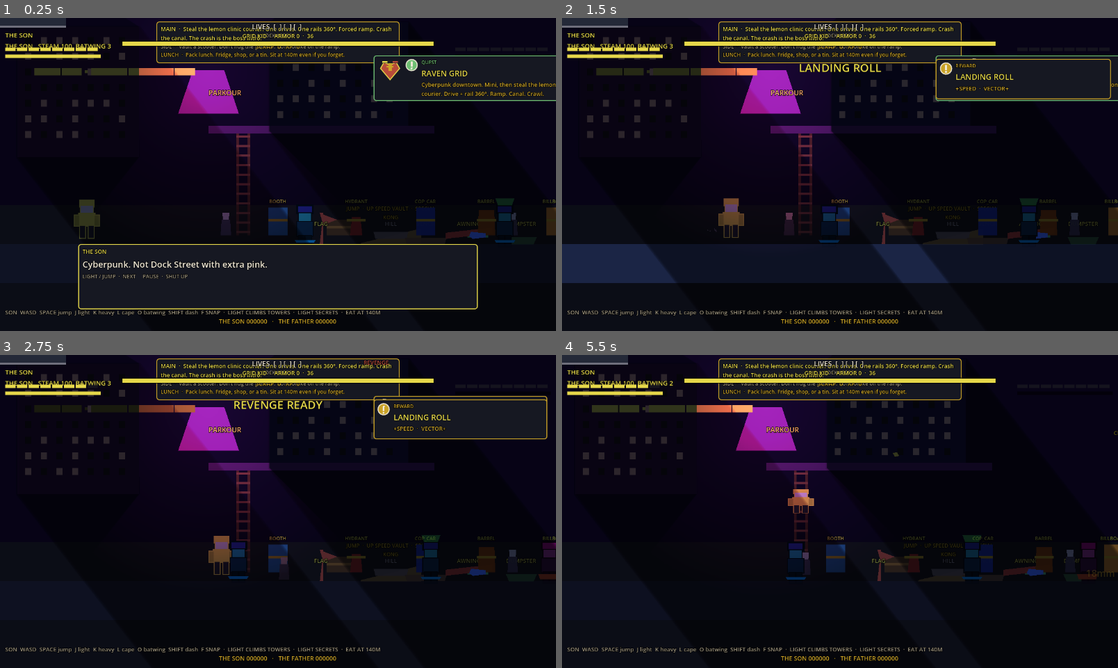
Above: before the commit, frames 1-4 (two rows, left to right).
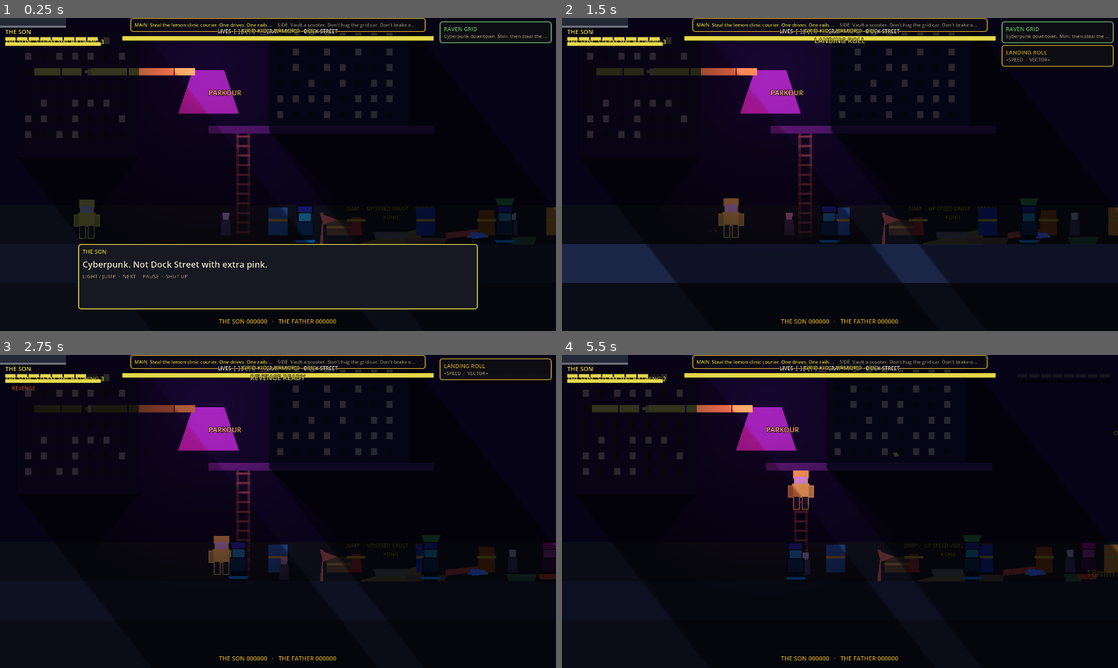
Above: after the commit, the same moments.

Repository: Rebelyouthz/HnT
Game: Godot game, scene res://scenes/levels/raven_grid.tscn
Same seed, same stepped clock (60 frames per second), same inputs: the game is played once before the commit and once after it. This scene is started directly instead of the project's main scene.
Inputs (mouse positions are in pixels of both pictures, inside the frame that each line leads up to):
- Up to frame 1 (0.25 s): no input
- Up to frame 2 (1.5 s): tap Enter (ui_accept) at 0.5 s; move the mouse to (962, 158) at 0.52 s; hold D (p1_right) 0.53-1.28 s; tap C (p1_duck, bound only after the commit) at 0.6 s; click (962, 158) at 0.67 s; tap Space (p1_jump) at 0.77, 1.07 s; tap M (p2_duck, bound only after the commit) at 0.8, 1.35 s; move the mouse to (728, 190) at 1.27 s; hold S (p1_down) from 1.28 s (still down); click (728, 190) at 1.42 s
- Up to frame 3 (2.75 s): tap Space (p1_jump) at 1.52, 1.82 s; tap C (p1_duck, bound only after the commit) at 1.55 s; move the mouse to (333, 442) at 2.02 s; release S (p1_down) at 2.03 s; hold D (p1_right) from 2.03 s (still down); tap I (p1_block) at 2.1 s; click (333, 442) at 2.17 s; tap M (p2_duck, bound only after the commit) at 2.3 s
- Up to frame 4 (5.5 s): move the mouse to (812, 574) at 2.77 s; release D (p1_right) at 2.78 s; hold W (p1_up) 2.78-3.53 s; tap Shift (p1_dash) at 2.85 s; click (812, 574) at 2.92 s; tap Space (p1_jump) at 3.02, 3.32, 3.77, 4.07, 4.52, 4.82 s; tap C (p1_duck, bound only after the commit) at 3.05, 4.55 s; move the mouse to (1006, 558) at 3.52 s; hold K (p1_heavy) 3.53-4.28 s; hold A (p1_left) 3.53-5.03 s; click (1006, 558) at 3.67 s; tap M (p2_duck, bound only after the commit) at 3.8, 5.3 s; move the mouse to (673, 464) at 4.27 s; tap J (p1_light) at 4.35 s; click (673, 464) at 4.42 s; move the mouse to (867, 511) at 5.02 s; hold S (p1_down) from 5.03 s (still down); tap O (p1_shoot) at 5.1 s; click (867, 511) at 5.17 s

The runs differ from the first frame. In frame 1, 6.6% of the frame differs, in the area x 0-100%, y 0-96%; in frame 2, 6.9%; in frame 3, 6.4%; in frame 4, 5.6%.

Commit message:
Quiet the play HUD: corner toasts, no prop names, real duck.
Walk-into-screen no longer crouches. Footsteps and menu clicks drop.

Diff:
--- a/src/actors/fighter.gd
+++ b/src/actors/fighter.gd
@@ -382,15 +382,26 @@
 	_update_web_line()
 	_apply_lamp()
 	_breath += delta * 6.0
-	ducking = _street_grounded() and _stick().y > 0.55 and not dashing and not sliding
+	ducking = _street_grounded() and _pressed("duck") and not dashing and not sliding
 	if squash_root:
 		if ducking:
 			squash_root.scale.y = 0.62
 			squash_root.position.y = 14.0
+			squash_root.scale.x = 1.0
+		elif attack_cd >= 13:
+			squash_root.scale.x = 1.22
+			squash_root.scale.y = 1.0
+			squash_root.position.y = 0.0
+		elif attack_cd >= 11:
+			squash_root.scale.x = 0.9
+			squash_root.scale.y = 1.0
+			squash_root.position.y = 0.0
 		elif _street_grounded() and attack_cd == 0 and not dashing and not sliding:
+			squash_root.scale.x = 1.0
 			squash_root.scale.y = 1.0
 			squash_root.position.y = 1.6 * sin(_breath)
 		else:
+			squash_root.scale.x = 1.0
 			squash_root.scale.y = 1.0
 			squash_root.position.y = 0.0
 		var hurt := clampf(1.0 - float(hp) / float(maxi(max_hp, 1)), 0.0, 1.0)
--- a/src/app/boot.gd
+++ b/src/app/boot.gd
@@ -20,6 +20,7 @@
 	_act("p1_throw", [KEY_U])
 	_act("p1_dash", [KEY_SHIFT])
 	_act("p1_snap", [KEY_F])
+	_act("p1_duck", [KEY_C])
 	_act("p1_pause", [KEY_ESCAPE])
 	_mouse("p1_shoot", MOUSE_BUTTON_RIGHT)
 	_act("p2_left", [KEY_LEFT])
@@ -35,6 +36,7 @@
 	_act("p2_throw", [KEY_BRACKETRIGHT])
 	_act("p2_dash", [KEY_ALT])
 	_act("p2_snap", [KEY_N])
+	_act("p2_duck", [KEY_M])
 	_act("p2_pause", [KEY_P])
 	_act("ui_accept", [KEY_ENTER, KEY_SPACE])
 	_act("ui_cancel", [KEY_ESCAPE])
--- a/src/audio/kit_sfx.gd
+++ b/src/audio/kit_sfx.gd
@@ -59,7 +59,10 @@
 		Mixer.play_sfx("res://assets/audio/stumble.wav" if ResourceLoader.exists("res://assets/audio/stumble.wav") else "res://assets/audio/hit_heavy.wav", 0.92 if role == "father" else 1.08)
 		return
 	var pitch := (1.08 if role == "son" else 0.84) * (0.92 + speed_frac * 0.25)
-	Mixer.play_sfx("res://assets/audio/foot.wav" if ResourceLoader.exists("res://assets/audio/foot.wav") else "res://assets/audio/dash.wav", pitch)
+	if ResourceLoader.exists("res://assets/audio/foot.wav"):
+		Mixer.play_sfx("res://assets/audio/foot.wav", pitch, -16.0)
+	else:
+		Mixer.play_sfx("res://assets/audio/dash.wav", pitch, -22.0)
 
 
 static func vehicle(kind: String) -> void:
--- a/src/audio/mixer.gd
+++ b/src/audio/mixer.gd
@@ -42,7 +42,7 @@
 	AudioServer.set_bus_volume_db(idx, linear_to_db(maxf(linear, 0.0001)))
 
 
-func play_sfx(path: String, pitch := 1.0) -> void:
+func play_sfx(path: String, pitch := 1.0, vol_db := 0.0) -> void:
 	if not ResourceLoader.exists(path):
 		return
 	var p: AudioStreamPlayer = null
@@ -52,8 +52,15 @@
 			break
 	if p == null:
 		p = _sfx
+	var quiet := vol_db
+	if quiet == 0.0:
+		if path.ends_with("ui_click.wav"):
+			quiet = -18.0
+		elif path.ends_with("foot.wav"):
+			quiet = -16.0
 	p.stream = load(path)
 	p.pitch_scale = clampf(pitch * randf_range(0.94, 1.06), 0.8, 1.25)
+	p.volume_db = quiet
 	p.play()
 
 
--- a/src/input/pad_router.gd
+++ b/src/input/pad_router.gd
@@ -9,7 +9,7 @@
 const DEAD := 0.22
 const ACTIONS := [
 	"left", "right", "up", "down", "jump", "light", "heavy", "special",
-	"shoot", "block", "throw", "dash", "snap", "pause"
+	"shoot", "block", "throw", "dash", "snap", "pause", "duck"
 ]
 
 var p1_device := -1
@@ -109,6 +109,7 @@
 	_joy_btn(prefix + "block", JOY_BUTTON_LEFT_SHOULDER, device)
 	_joy_btn(prefix + "snap", JOY_BUTTON_RIGHT_STICK, device)
 	_joy_btn(prefix + "pause", JOY_BUTTON_START, device)
+	_joy_btn(prefix + "duck", JOY_BUTTON_DPAD_DOWN, device)
 	_joy_btn(prefix + "left", JOY_BUTTON_DPAD_LEFT, device)
 	_joy_btn(prefix + "right", JOY_BUTTON_DPAD_RIGHT, device)
 	_joy_btn(prefix + "up", JOY_BUTTON_DPAD_UP, device)
@@ -165,13 +166,13 @@
 func p1_prompt() -> String:
 	if p1_device >= 0 and last_p1_kind == "pad":
 		return "PAD1  LS move  A jump  X light  Y heavy  B cape  RB batwing  RT dash  RS SNAP"
-	return "SON  WASD  SPACE jump  J light  K heavy  L cape  O batwing  SHIFT dash  F SNAP"
+	return "SON  WASD  SPACE jump  C duck  J light  K heavy  L cape  O batwing  SHIFT dash  F SNAP"
 
 
 func p2_prompt() -> String:
 	if p2_device >= 0:
 		return "PAD2  LS move  A jump  X light  Y heavy  B web  RB snare  RT dash  RS SNAP"
-	return "P2 JOIN  Start or keyboard P  ·  then arrows  CTRL jump  . light  / heavy  ; web  ' snare  ALT dash  N SNAP"
+	return "P2 JOIN  Start or keyboard P  ·  then arrows  CTRL jump  M duck  . light  / heavy  ; web  ' snare  ALT dash  N SNAP"
 
 
 func map_lines() -> PackedStringArray:
--- a/src/juice/juice.gd
+++ b/src/juice/juice.gd
@@ -12,6 +12,11 @@
 var _noise_t := 0.0
 var _overlay: CanvasLayer
 var _sfx: AudioStreamPlayer
+var _toast_box: VBoxContainer
+var _toast_at: Dictionary = {}
+
+const TOAST_COOL_MS := 2800
+const TOAST_MAX := 3
 
 const DECAY := 1.35
 const MAX_OFFSET := Vector2(12, 8)
@@ -25,6 +30,21 @@
 	_overlay.layer = 80
 	_overlay.process_mode = Node.PROCESS_MODE_ALWAYS
 	add_child(_overlay)
+	var toast_root := Control.new()
+	toast_root.set_anchors_preset(Control.PRESET_FULL_RECT)
+	toast_root.mouse_filter = Control.MOUSE_FILTER_IGNORE
+	_overlay.add_child(toast_root)
+	_toast_box = VBoxContainer.new()
+	_toast_box.anchor_left = 1.0
+	_toast_box.anchor_right = 1.0
+	_toast_box.anchor_top = 0.0
+	_toast_box.offset_left = -268
+	_toast_box.offset_right = -10
+	_toast_box.offset_top = 8
+	_toast_box.offset_bottom = 240
+	_toast_box.add_theme_constant_override("separation", 4)
+	_toast_box.mouse_filter = Control.MOUSE_FILTER_IGNORE
+	toast_root.add_child(_toast_box)
 	_sfx = AudioStreamPlayer.new()
 	_sfx.bus = "sfx"
 	add_child(_sfx)
@@ -406,118 +426,61 @@
 
 
 func toast(kind: String, title: String, body: String) -> void:
-	play("res://assets/audio/claim.wav")
-	var wrap := PanelContainer.new()
-	wrap.mouse_filter = Control.MOUSE_FILTER_IGNORE
-	wrap.process_mode = Node.PROCESS_MODE_ALWAYS
+	if _toast_box == null:
+		return
+	var now := Time.get_ticks_msec()
+	var key := title.strip_edges()
+	if _toast_at.has(key) and now - int(_toast_at[key]) < TOAST_COOL_MS:
+		return
+	_toast_at[key] = now
+	while _toast_box.get_child_count() >= TOAST_MAX:
+		var oldest := _toast_box.get_child(0)
+		_toast_box.remove_child(oldest)
+		oldest.queue_free()
 	var accent := Palette.EDGE
 	match kind:
-		"achievement":
+		"achievement", "unlock":
 			accent = Palette.LEMON
 		"quest":
 			accent = Palette.READY
 		"challenge":
 			accent = Palette.BRICK
-		"reward":
-			accent = Palette.EDGE
 		_:
 			accent = Palette.EDGE
-	wrap.add_theme_stylebox_override("panel", UiKit.panel(Palette.PANEL, accent))
-	wrap.position = Vector2(860, 86 + _overlay.get_child_count() * 8)
-	wrap.size = Vector2(400, 92)
-	_overlay.add_child(wrap)
-	var row := HBoxContainer.new()
-	row.add_theme_constant_override("separation", 8)
-	wrap.add_child(row)
-	if kind == "achievement" or kind == "quest":
-		var mark := LogoMark.new()
-		mark.custom_minimum_size = Vector2(36, 36)
-		row.add_child(mark)
-	var stamp := StampMark.new()
-	stamp.accent = accent
-	stamp.custom_minimum_size = Vector2(28, 28)
-	row.add_child(stamp)
+	var wrap := PanelContainer.new()
+	wrap.mouse_filter = Control.MOUSE_FILTER_IGNORE
+	wrap.process_mode = Node.PROCESS_MODE_ALWAYS
+	wrap.add_theme_stylebox_override("panel", UiKit.panel(Color(0.06, 0.06, 0.08, 0.82), accent))
+	wrap.custom_minimum_size = Vector2(250, 0)
+	_toast_box.add_child(wrap)
 	var col := VBoxContainer.new()
-	col.size_flags_horizontal = Control.SIZE_EXPAND_FILL
-	row.add_child(col)
-	var k := Label.new()
-	k.text = kind.to_upper()
-	UiKit.apply_label(k, 11, accent)
-	col.add_child(k)
+	col.add_theme_constant_override("separation", 0)
+	wrap.add_child(col)
 	var t := Label.new()
 	t.text = title
-	UiKit.apply_label(t, 18, Palette.LEMON)
+	t.clip_text = true
+	t.text_overrun_behavior = TextServer.OVERRUN_TRIM_ELLIPSIS
+	UiKit.apply_label(t, 13, accent)
 	col.add_child(t)
-	var b := Label.new()
-	b.text = body
-	b.autowrap_mode = TextServer.AUTOWRAP_WORD_SMART
-	b.custom_minimum_size = Vector2(320, 0)
-	var body_c := Palette.EDGE if body.find("+") >= 0 or body.find("YOU GOT") >= 0 else Palette.TEXT
-	UiKit.apply_label(b, 13, body_c)
-	col.add_child(b)
-	wrap.scale = Vector2(0.86, 0.86)
-	var tw := create_tween().set_trans(Tween.TRANS_BACK).set_ease(Tween.EASE_OUT)
+	if body != "":
+		var b := Label.new()
+		b.text = body
+		b.clip_text = true
+		b.text_overrun_behavior = TextServer.OVERRUN_TRIM_ELLIPSIS
+		UiKit.apply_label(b, 11, Palette.MUTED)
+		col.add_child(b)
+	wrap.modulate.a = 0.0
+	var tw := create_tween().set_trans(Tween.TRANS_QUAD).set_ease(Tween.EASE_OUT)
 	tw.set_ignore_time_scale(true)
-	tw.tween_property(wrap, "scale", Vector2.ONE, 0.18)
-	tw.tween_interval(1.8)
-	tw.tween_property(wrap, "modulate:a", 0.0, 0.22)
+	tw.tween_property(wrap, "modulate:a", 1.0, 0.08)
+	tw.tween_interval(1.6)
+	tw.tween_property(wrap, "modulate:a", 0.0, 0.18)
 	tw.finished.connect(wrap.queue_free)
 
 
 func unlock_logo(title: String, sub: String, reward: String = "") -> void:
-	play("res://assets/audio/chest.wav")
-	var wrap := Control.new()
-	wrap.set_anchors_preset(Control.PRESET_FULL_RECT)
-	wrap.mouse_filter = Control.MOUSE_FILTER_IGNORE
-	wrap.process_mode = Node.PROCESS_MODE_ALWAYS
-	_overlay.add_child(wrap)
-	var card := PanelContainer.new()
-	card.add_theme_stylebox_override("panel", UiKit.panel(Palette.PANEL, Palette.LEMON))
-	card.set_anchors_preset(Control.PRESET_CENTER)
-	card.offset_left = -280
-	card.offset_right = 280
-	card.offset_top = -120
-	card.offset_bottom = 120
-	wrap.add_child(card)
-	var col := VBoxContainer.new()
-	col.add_theme_constant_override("separation", 8)
-	card.add_child(col)
-	var brand := HBoxContainer.new()
-	brand.alignment = BoxContainer.ALIGNMENT_CENTER
-	var mark := LogoMark.new()
-	mark.custom_minimum_size = Vector2(48, 48)
-	brand.add_child(mark)
-	var stamp := Label.new()
-	stamp.text = "UNLOCKED"
-	stamp.horizontal_alignment = HORIZONTAL_ALIGNMENT_CENTER
-	UiKit.apply_label(stamp, 13, Palette.EDGE)
-	brand.add_child(stamp)
-	col.add_child(brand)
-	var t := Label.new()
-	t.text = title
-	t.horizontal_alignment = HORIZONTAL_ALIGNMENT_CENTER
-	UiKit.apply_label(t, 32, Palette.LEMON)
-	col.add_child(t)
-	var s := Label.new()
-	s.text = sub
-	s.autowrap_mode = TextServer.AUTOWRAP_WORD_SMART
-	s.horizontal_alignment = HORIZONTAL_ALIGNMENT_CENTER
-	UiKit.apply_label(s, 15, Palette.TEXT)
-	col.add_child(s)
-	var got := Label.new()
-	got.text = "YOU GOT  ·  %s" % (reward if reward != "" else sub)
-	got.horizontal_alignment = HORIZONTAL_ALIGNMENT_CENTER
-	got.autowrap_mode = TextServer.AUTOWRAP_WORD_SMART
-	UiKit.apply_label(got, 16, Palette.EDGE)
-	col.add_child(got)
-	card.scale = Vector2(0.72, 0.72)
-	var tw := create_tween().set_trans(Tween.TRANS_BACK).set_ease(Tween.EASE_OUT)
-	tw.set_ignore_time_scale(true)
-	tw.tween_property(card, "scale", Vector2(1.08, 1.08), 0.22)
-	tw.tween_property(card, "scale", Vector2.ONE, 0.12)
-	tw.tween_interval(1.25)
-	tw.tween_property(wrap, "modulate:a", 0.0, 0.2)
-	tw.finished.connect(wrap.queue_free)
+	var body := reward if reward != "" else sub
+	toast("unlock", title, body)
 
 
 func level_up(grant: Dictionary) -> void:
--- a/src/net/net_session.gd
+++ b/src/net/net_session.gd
@@ -13,7 +13,7 @@
 const ROOM_FILE := "user://open_room.json"
 const ALPHA := "23456789ABCDEFGHJKLMNPQRSTUVWXYZ"
 const ACTIONS := [
-	"jump", "light", "heavy", "special", "shoot", "block", "throw", "dash", "snap", "pause"
+	"jump", "light", "heavy", "special", "shoot", "block", "throw", "dash", "snap", "pause", "duck"
 ]
 
 var room_code := ""
--- a/src/story/mission_hud.gd
+++ b/src/story/mission_hud.gd
@@ -13,28 +13,31 @@
 func _ready() -> void:
 	layer = 19
 	var wrap := PanelContainer.new()
-	wrap.add_theme_stylebox_override("panel", UiKit.panel(Palette.PANEL, Palette.EDGE))
-	wrap.position = Vector2(360, 8)
-	wrap.size = Vector2(560, 96)
+	wrap.add_theme_stylebox_override("panel", UiKit.panel(Color(0.05, 0.05, 0.07, 0.62), Palette.EDGE))
+	wrap.position = Vector2(300, 0)
+	wrap.size = Vector2(680, 20)
+	wrap.mouse_filter = Control.MOUSE_FILTER_IGNORE
 	add_child(wrap)
-	var col := VBoxContainer.new()
-	col.add_theme_constant_override("separation", 2)
-	wrap.add_child(col)
+	var row := HBoxContainer.new()
+	row.add_theme_constant_override("separation", 10)
+	wrap.add_child(row)
 	_main = Label.new()
-	_main.autowrap_mode = TextServer.AUTOWRAP_WORD_SMART
-	_main.custom_minimum_size = Vector2(540, 0)
-	UiKit.apply_label(_main, 13, Palette.LEMON)
-	col.add_child(_main)
+	_main.clip_text = true
+	_main.text_overrun_behavior = TextServer.OVERRUN_TRIM_ELLIPSIS
+	_main.size_flags_horizontal = Control.SIZE_EXPAND_FILL
+	UiKit.apply_label(_main, 11, Palette.LEMON)
+	row.add_child(_main)
 	_side = Label.new()
-	_side.autowrap_mode = TextServer.AUTOWRAP_WORD_SMART
-	_side.custom_minimum_size = Vector2(540, 0)
-	UiKit.apply_label(_side, 12, Palette.MUTED)
-	col.add_child(_side)
+	_side.clip_text = true
+	_side.text_overrun_behavior = TextServer.OVERRUN_TRIM_ELLIPSIS
+	_side.size_flags_horizontal = Control.SIZE_EXPAND_FILL
+	UiKit.apply_label(_side, 11, Palette.MUTED)
+	row.add_child(_side)
 	_lunch = Label.new()
-	_lunch.autowrap_mode = TextServer.AUTOWRAP_WORD_SMART
-	_lunch.custom_minimum_size = Vector2(540, 0)
-	UiKit.apply_label(_lunch, 12, Palette.EDGE)
-	col.add_child(_lunch)
+	_lunch.clip_text = true
+	_lunch.text_overrun_behavior = TextServer.OVERRUN_TRIM_ELLIPSIS
+	UiKit.apply_label(_lunch, 11, Palette.EDGE)
+	row.add_child(_lunch)
 	_paint()
 
 
@@ -49,12 +52,12 @@
 	var row := StoryBook.act(map_id)
 	var main := str(row.get("main", ""))
 	var side := str(row.get("side", ""))
-	_main.text = ("FILED  ·  " if _main_done else "MAIN  ·  ") + main
-	_side.text = ("FILED  ·  " if _side_done else "SIDE  ·  ") + side
+	_main.text = ("FILED  " if _main_done else "MAIN  ") + main
+	_side.text = ("FILED  " if _side_done else "SIDE  ") + side
 	_main.add_theme_color_override("font_color", Palette.READY if _main_done else Palette.LEMON)
 	_side.add_theme_color_override("font_color", Palette.READY if _side_done else Palette.MUTED)
 	if _lunch:
-		_lunch.text = ("FILED  ·  " if _lunch_done else "LUNCH  ·  ") + Copy.LUNCH_MISSION
+		_lunch.text = ("FILED  " if _lunch_done else "LUNCH  ") + Copy.LUNCH_MISSION
 		_lunch.add_theme_color_override("font_color", Palette.READY if _lunch_done else Palette.EDGE)
 
 
--- a/src/ui/run_hud.gd
+++ b/src/ui/run_hud.gd
@@ -37,49 +37,44 @@
 	process_mode = Node.PROCESS_MODE_ALWAYS
 	_fps = Label.new()
 	_fps.position = Vector2(12, 6)
-	UiKit.apply_label(_fps, 14, Palette.LEMON)
+	_fps.visible = OS.has_feature("editor")
+	UiKit.apply_label(_fps, 12, Palette.LEMON)
 	add_child(_fps)
 
 	_son = Label.new()
-	_son.position = Vector2(12, 28)
-	UiKit.apply_label(_son, 15, Palette.LEMON)
+	_son.position = Vector2(12, 22)
+	UiKit.apply_label(_son, 14, Palette.LEMON)
 	add_child(_son)
-	_hp_a = _pips_row(Vector2(12, 68), Palette.LEMON)
-	_steam_a = _bar(Vector2(12, 84), Palette.LEMON)
+	_hp_a = _pips_row(Vector2(12, 44), Palette.LEMON)
+	_steam_a = _bar(Vector2(12, 56), Palette.LEMON)
 
 	_dad = Label.new()
-	_dad.position = Vector2(900, 28)
+	_dad.position = Vector2(900, 22)
 	_dad.horizontal_alignment = HORIZONTAL_ALIGNMENT_RIGHT
-	_dad.size = Vector2(368, 48)
-	UiKit.apply_label(_dad, 15, Palette.BRICK)
+	_dad.size = Vector2(368, 22)
+	UiKit.apply_label(_dad, 14, Palette.BRICK)
 	add_child(_dad)
-	_hp_b = _pips_row(Vector2(1048, 68), Palette.BRICK)
-	_steam_b = _bar(Vector2(1048, 84), Palette.BRICK)
+	_hp_b = _pips_row(Vector2(1048, 44), Palette.BRICK)
+	_steam_b = _bar(Vector2(1048, 56), Palette.BRICK)
 
 	_lives = Label.new()
-	_lives.position = Vector2(500, 8)
+	_lives.position = Vector2(300, 22)
 	_lives.horizontal_alignment = HORIZONTAL_ALIGNMENT_CENTER
-	_lives.size = Vector2(280, 24)
-	UiKit.apply_label(_lives, 16, Palette.TEXT)
+	_lives.size = Vector2(680, 16)
+	UiKit.apply_label(_lives, 12, Palette.TEXT)
 	add_child(_lives)
 
 	_scrap = Label.new()
-	_scrap.position = Vector2(500, 56)
-	_scrap.horizontal_alignment = HORIZONTAL_ALIGNMENT_CENTER
-	_scrap.size = Vector2(280, 20)
-	UiKit.apply_label(_scrap, 14, Palette.EDGE)
+	_scrap.visible = false
 	add_child(_scrap)
 
 	_wanted = Label.new()
-	_wanted.position = Vector2(820, 8)
-	UiKit.apply_label(_wanted, 13, Palette.BRICK)
+	_wanted.position = Vector2(12, 68)
+	UiKit.apply_label(_wanted, 12, Palette.BRICK)
 	add_child(_wanted)
 
 	_act = Label.new()
-	_act.position = Vector2(500, 32)
-	_act.size = Vector2(280, 20)
-	_act.horizontal_alignment = HORIZONTAL_ALIGNMENT_CENTER
-	UiKit.apply_label(_act, 12, Palette.MUTED)
+	_act.visible = false
 	add_child(_act)
 
 	_score = Label.new()
@@ -90,7 +85,7 @@
 	add_child(_score)
 
 	_boss_wrap = Control.new()
-	_boss_wrap.position = Vector2(280, 52)
+	_boss_wrap.position = Vector2(280, 40)
 	_boss_wrap.visible = false
 	add_child(_boss_wrap)
 	var bb := ColorRect.new()
@@ -110,40 +105,39 @@
 	_boss_wrap.add_child(_boss_lab)
 
 	_combo = Label.new()
-	_combo.position = Vector2(12, 98)
-	UiKit.apply_label(_combo, 20, Palette.EDGE)
+	_combo.position = Vector2(12, 84)
+	UiKit.apply_label(_combo, 16, Palette.EDGE)
 	add_child(_combo)
 	_rank = Label.new()
-	_rank.position = Vector2(12, 120)
-	UiKit.apply_label(_rank, 13, Palette.LEMON)
+	_rank.position = Vector2(12, 102)
+	UiKit.apply_label(_rank, 12, Palette.LEMON)
 	add_child(_rank)
 	_combo_bg = ColorRect.new()
-	_combo_bg.position = Vector2(12, 142)
-	_combo_bg.size = Vector2(180, 6)
+	_combo_bg.position = Vector2(12, 120)
+	_combo_bg.size = Vector2(180, 5)
 	_combo_bg.color = Color(0, 0, 0, 0.55)
 	add_child(_combo_bg)
 	_combo_fill = ColorRect.new()
-	_combo_fill.position = Vector2(12, 142)
-	_combo_fill.size = Vector2(180, 6)
+	_combo_fill.position = Vector2(12, 120)
+	_combo_fill.size = Vector2(180, 5)
 	_combo_fill.color = Palette.LEMON
 	add_child(_combo_fill)
 
 	_call = Label.new()
-	_call.position = Vector2(280, 96)
+	_call.position = Vector2(280, 40)
 	_call.horizontal_alignment = HORIZONTAL_ALIGNMENT_CENTER
-	_call.size = Vector2(720, 40)
-	UiKit.apply_label(_call, 26, Palette.LEMON)
+	_call.size = Vector2(720, 22)
+	UiKit.apply_label(_call, 16, Palette.LEMON)
 	add_child(_call)
 
 	_snap_a = _snap_lab()
 	_snap_b = _snap_lab()
 
 	_hint = Label.new()
-	_hint.position = Vector2(12, 668)
-	_hint.size = Vector2(1250, 44)
+	_hint.position = Vector2(12, 688)
+	_hint.size = Vector2(1250, 28)
 	_hint.autowrap_mode = TextServer.AUTOWRAP_WORD_SMART
 	UiKit.apply_label(_hint, 13, Palette.MUTED)
-	_hint.text = _prompt_line()
 	add_child(_hint)
 	_place_banners()
 
@@ -233,11 +227,7 @@
 		return "RAMP  ·  SLOW-MO  ·  CANAL  ·  CRAWL"
 	if get_tree().get_first_node_in_group("clinic_van"):
 		return "DRIVE  ·  RAIL 360  ·  SPECIAL SWAP  ·  RAMP AHEAD"
-	if get_tree().get_first_node_in_group("towers"):
-		return PadRouter.p1_prompt() + "  ·  LIGHT CLIMBS TOWERS  ·  LIGHT SECRETS  ·  EAT AT 140M"
-	if son == null or father == null:
-		return PadRouter.p1_prompt() + "  ·  " + Copy.JOIN_HINT
-	return PadRouter.p1_prompt() + "  ·  " + PadRouter.p2_prompt() + "  ·  TAP BLOCK PARRY  ·  THROW CATCH  ·  CLASH HEAVIES  ·  AWNINGS  ·  POLES  ·  HOODS  ·  DRUMS  ·  MANHOLES  ·  CARTS"
+	return ""
 
 
 func _process(delta: float) -> void:
@@ -255,7 +245,12 @@
 	var stamps := ""
 	for i in 3:
 		stamps += "[  ] " if i < life_n else "[x] "
-	_lives.text = "LIVES  " + stamps
+	var scrap := ""
+	var act := ""
+	if state:
+		scrap = "  ·  SCRAP %d  XP %d%s" % [state.scrap, state.xp, "  LUNCH" if state.lunch > 0 else ""]
+		act = "  ·  " + str(App.current_map).replace("_", " ").to_upper()
+	_lives.text = "LIVES  " + stamps + scrap + act
 	if Juice.combo < 2:
 		_combo.text = ""
 		_rank.text = ""
@@ -276,7 +271,7 @@
 			tw.parallel().tween_property(_rank, "modulate", Palette.LEMON, 0.08)
 	_call.text = Juice.callout
 	if state:
-		_scrap.text = "SCRAP  %d   XP  %d%s" % [state.scrap, state.xp, "   LUNCH" if state.lunch > 0 else ""]
+		_scrap.text = ""
 		var w := ""
 		for i in 5:
 			w += "I" if i < state.wanted else "."
@@ -285,17 +280,18 @@
 			_wanted.text += "  ·  REVENGE"
 		elif father and father.revenge_win > 0:
 			_wanted.text += "  ·  REVENGE"
-		_act.text = str(App.current_map).replace("_", " ").to_upper()
+		_act.text = ""
 		var horde := get_tree().get_first_node_in_group("horde")
 		if horde and horde.has_method("left"):
-			_act.text += "  ·  %ds" % int(horde.left())
+			_lives.text += "  ·  %ds" % int(horde.left())
 		if App.remote_coop:
-			_act.text += "  ·  " + (NetSession.path_name if NetSession.path_name != "" else "REMOTE")
+			_lives.text += "  ·  " + (NetSession.path_name if NetSession.path_name != "" else "REMOTE")
 		_score.text = "%s %06d   ·   %s %06d" % [
 			FamilyProfile.son_name(), state.score_son, FamilyProfile.father_name(), state.score_dad
 		]
 		_paint_boss()
 	_hint.text = _prompt_line()
+	_hint.visible = _hint.text != ""
 	if _join_grace > 0:
 		return
 	if Input.is_action_just_pressed("p1_pause"):
@@ -441,7 +437,7 @@
 	UiKit.apply_label(t, 28, Palette.LEMON)
 	col.add_child(t)
 	var hint := Label.new()
-	hint.text = "Tap BLOCK to PARRY. First frames are PERFECT. THROW pipes, tap THROW to CATCH. HEAVY vs a wind-up is a CLASH. Bounce AWNINGS and HOODS. Swing POLES. Vault BENCHES. Pop OIL DRUMS and MANHOLES. Jump during a WALL RUN. Down+heavy DIVE bounces. Slide under. Pause never skips the Raven Grid crash."
+	hint.text = "C ducks. Stick down walks into the street, it does not crouch. Tap BLOCK to PARRY. THROW pipes, tap THROW to CATCH. HEAVY vs a wind-up is a CLASH. Pause never skips the Raven Grid crash."
 	hint.autowrap_mode = TextServer.AUTOWRAP_WORD_SMART
 	hint.custom_minimum_size = Vector2(380, 0)
 	UiKit.apply_label(hint, 13, Palette.MUTED)
--- a/src/world/parkour_toy.gd
+++ b/src/world/parkour_toy.gd
@@ -148,13 +148,6 @@
 			Vector2(-28, 8), Vector2(28, 8), Vector2(22, 20), Vector2(-22, 20)
 		])
 	add_child(poly)
-	var lab := Label.new()
-	lab.position = Vector2(-70, -36)
-	lab.size = Vector2(140, 20)
-	lab.horizontal_alignment = HORIZONTAL_ALIGNMENT_CENTER
-	lab.text = kind.to_upper()
-	UiKit.apply_label(lab, 13, Palette.LEMON if kind in ["pad", "escape", "drop", "dumpster", "billboard", "wallrun", "grind", "cart", "awning", "scaffold", "geyser", "pole", "hood", "bench", "flag", "crate"] else Palette.MUTED)
-	add_child(lab)
 
 
 func _process(delta: float) -> void:
--- a/src/world/smash_prop.gd
+++ b/src/world/smash_prop.gd
@@ -7,7 +7,6 @@
 var hp := 2
 var exploding := false
 var _box: Polygon2D
-var _lab: Label
 
 
 static func place(host: Node, at: Vector2, style: String) -> SmashProp:
@@ -94,13 +93,6 @@
 		Vector2(-22, -38), Vector2(22, -38), Vector2(22, -32), Vector2(-22, -32)
 	])
 	add_child(strap)
-	_lab = Label.new()
-	_lab.position = Vector2(-48, -86)
-	_lab.size = Vector2(96, 18)
-	_lab.horizontal_alignment = HORIZONTAL_ALIGNMENT_CENTER
-	_lab.text = kind.to_upper()
-	UiKit.apply_label(_lab, 11, Palette.LEMON)
-	add_child(_lab)
 
 
 func take_hit(hit: String, from: Node) -> void:
--- a/tests/smoke.gd
+++ b/tests/smoke.gd
@@ -417,6 +417,12 @@
 	if not InputMap.has_action("p1_snap") or not InputMap.has_action("p1_dash"):
 		push_error("P1 kit actions missing")
 		failed += 1
+	if not InputMap.has_action("p1_duck") or not InputMap.has_action("p2_duck"):
+		push_error("duck actions missing")
+		failed += 1
+	failed += _contains("res://src/actors/fighter.gd", '_pressed("duck")')
+	failed += _contains("res://src/juice/juice.gd", "TOAST_COOL_MS")
+	failed += _contains("res://src/juice/juice.gd", "TOAST_MAX")
 	var net := get_root().get_node_or_null("NetSession")
 	if net == null:
 		push_error("NetSession autoload missing")
